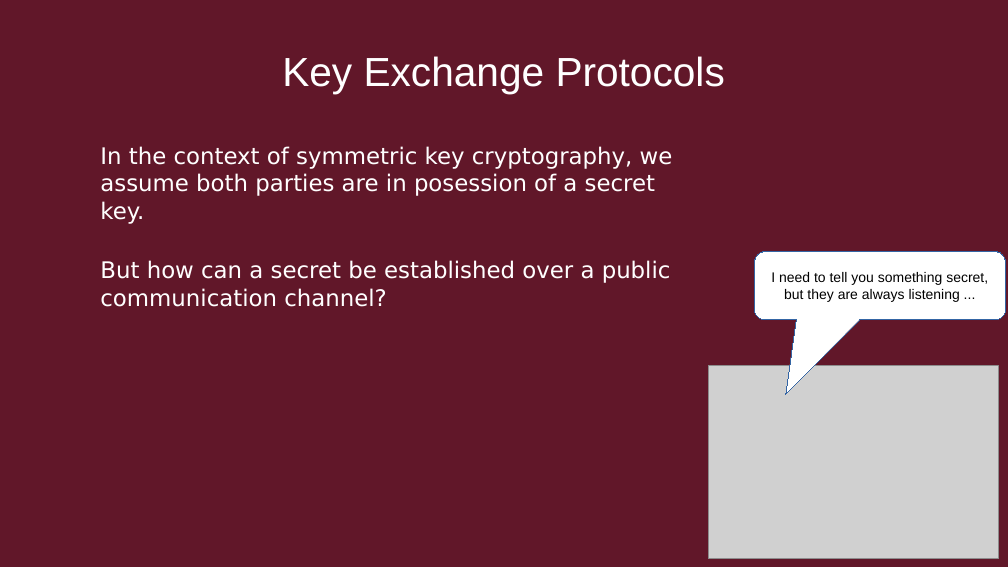
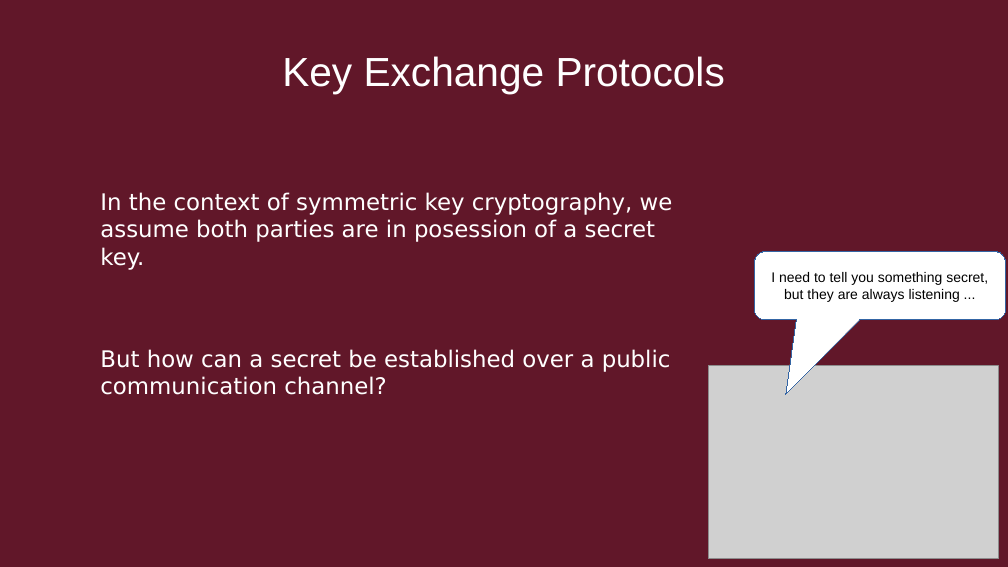
Before and after one commit to Quin-Darcy/seccom, a slide deck: slide 13 of presentation/cryptography_and_network_protocols.odp. Drawn at 1008x567 pixels with LibreOffice and Linux fonts; fonts in the diff are those of the drawing; grey boxes stand for pictures. Boxes give left, top, right and bottom in pixels: in the first picture for what was removed or moved away, otherwise in the second. Text is boxed around its words. In the diff, an @@ line names an element or a change of style, - is before the commit and + after.

Commit message:
added new slide

```diff
--- a/presentation/cryptography_and_network_protocols.odp
+++ b/presentation/cryptography_and_network_protocols.odp
@@ text "In the context of symmetric ...": place and size @@
-text "In the context of symmetric ..." at (100,146,673,224)
+text "In the context of symmetric ..." at (100,192,673,270)
@@ text "But how can a secret ...": place and size @@
-text "But how can a secret ..." at (100,260,671,307)
+text "But how can a secret ..." at (100,349,671,395)
```
Also in this commit, not shown: 1 slide added, 1 other file.
